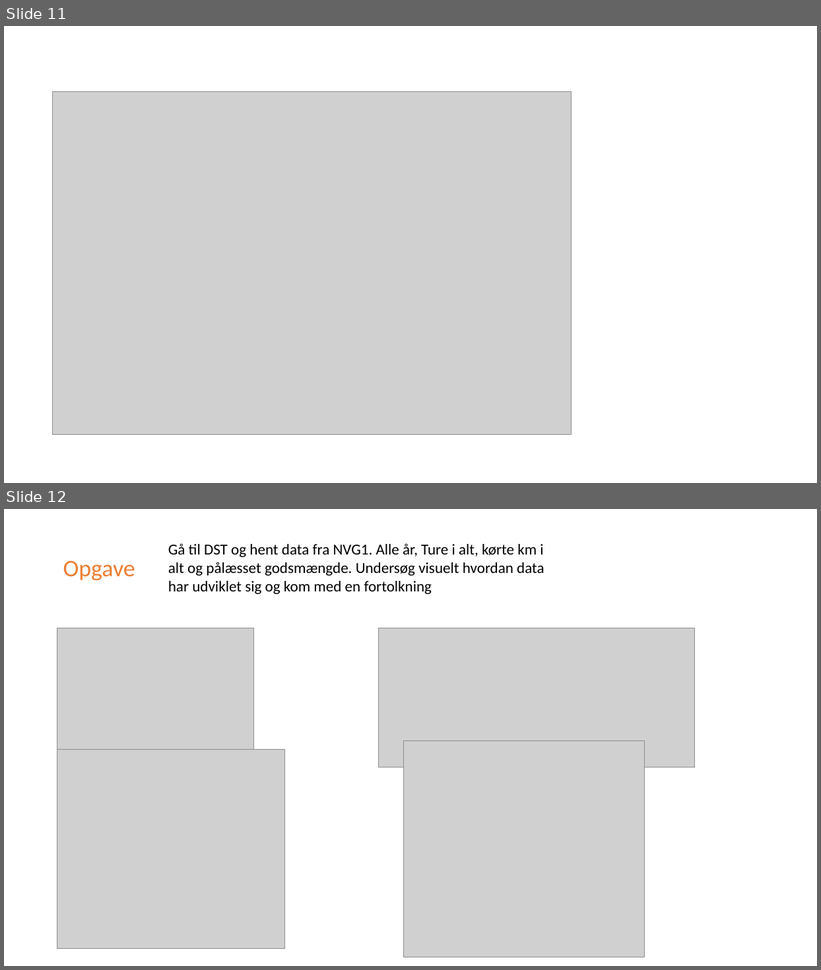
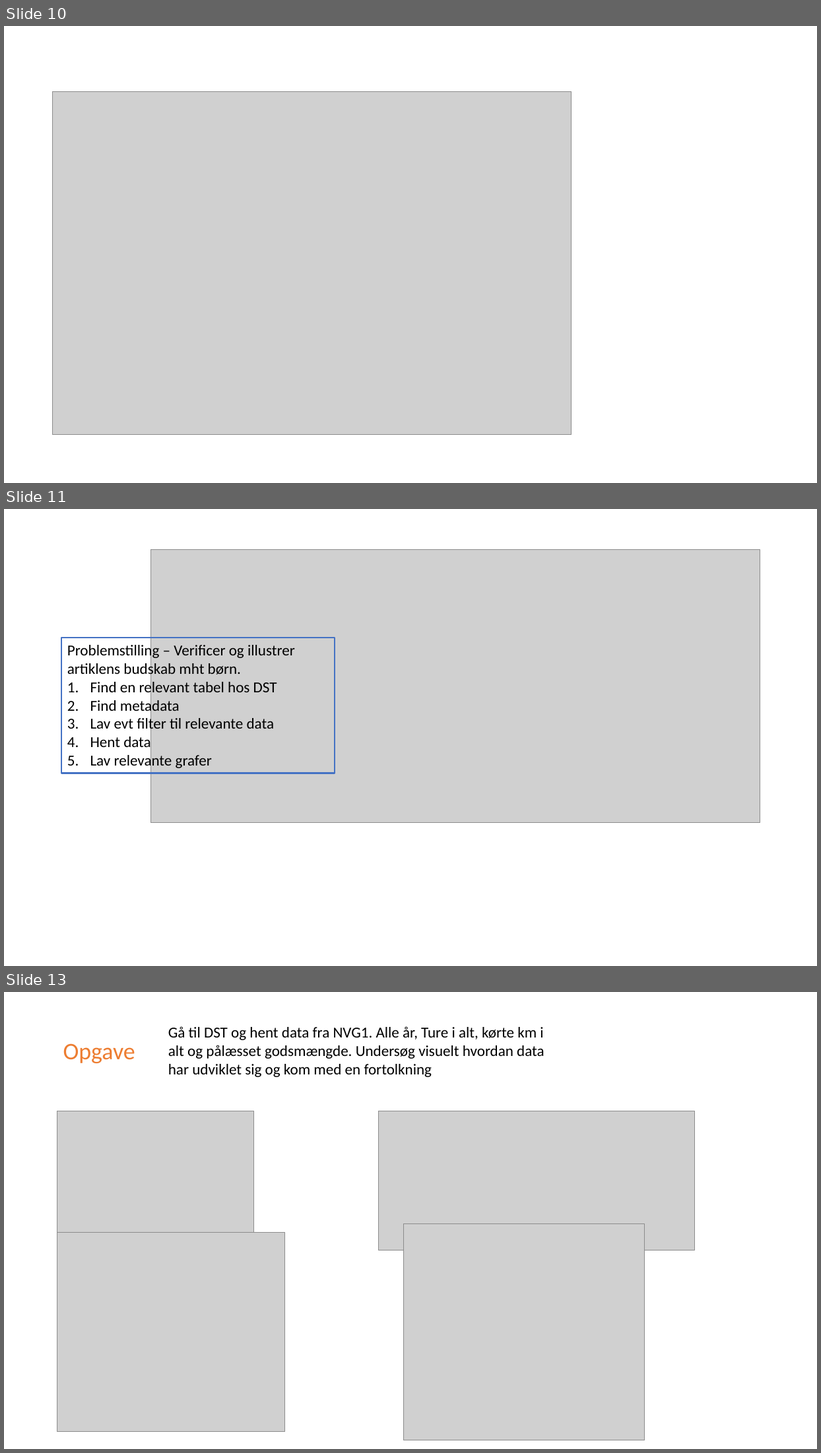
Before and after one commit to cphstud/DALE25W39, a slide deck: DALE25-W39-DSTAPI.pptx. Shown one above the other, each under a label of ours: slides 11 and 12 before the commit, slides 10, 11 and 13 after it; the slides between them are not shown. The pictures are 821x970 and 821x1453 pixels, drawn with LibreOffice and Linux fonts; fonts in the diff are those of the drawing; grey boxes stand for pictures. Boxes give left, top, right and bottom in pixels: in the first picture for what was removed or moved away, otherwise in the second. Text is boxed around its words. In the diff, an @@ line names an element or a change of style, - is before the commit and + after.

```diff
--- a/DALE25-W39-DSTAPI.pptx
+++ b/DALE25-W39-DSTAPI.pptx
@@ slide 11 added at box(4, 509, 817, 966), background #FFFFFF @@
@@ picture added at box(151, 549, 760, 823) @@
@@ rectangle added at box(61, 638, 335, 773), outline #4472C4 1.75 pt, 18 pt, text #000000 @@
+Problemstilling – Verificer og illustrer artiklens budskab mht børn.
+1. Find en relevant tabel hos DST
+2. Find metadata
+3. Lav evt filter til relevante data
+4. Hent data
+5. Lav relevante grafer
@@ what was slide 11 is now slide 10 @@
@@ what was slide 12 is now slide 13 @@
```
Also in this commit, not shown: 4 slides changed, 1 other slide added, 1 slide removed.
